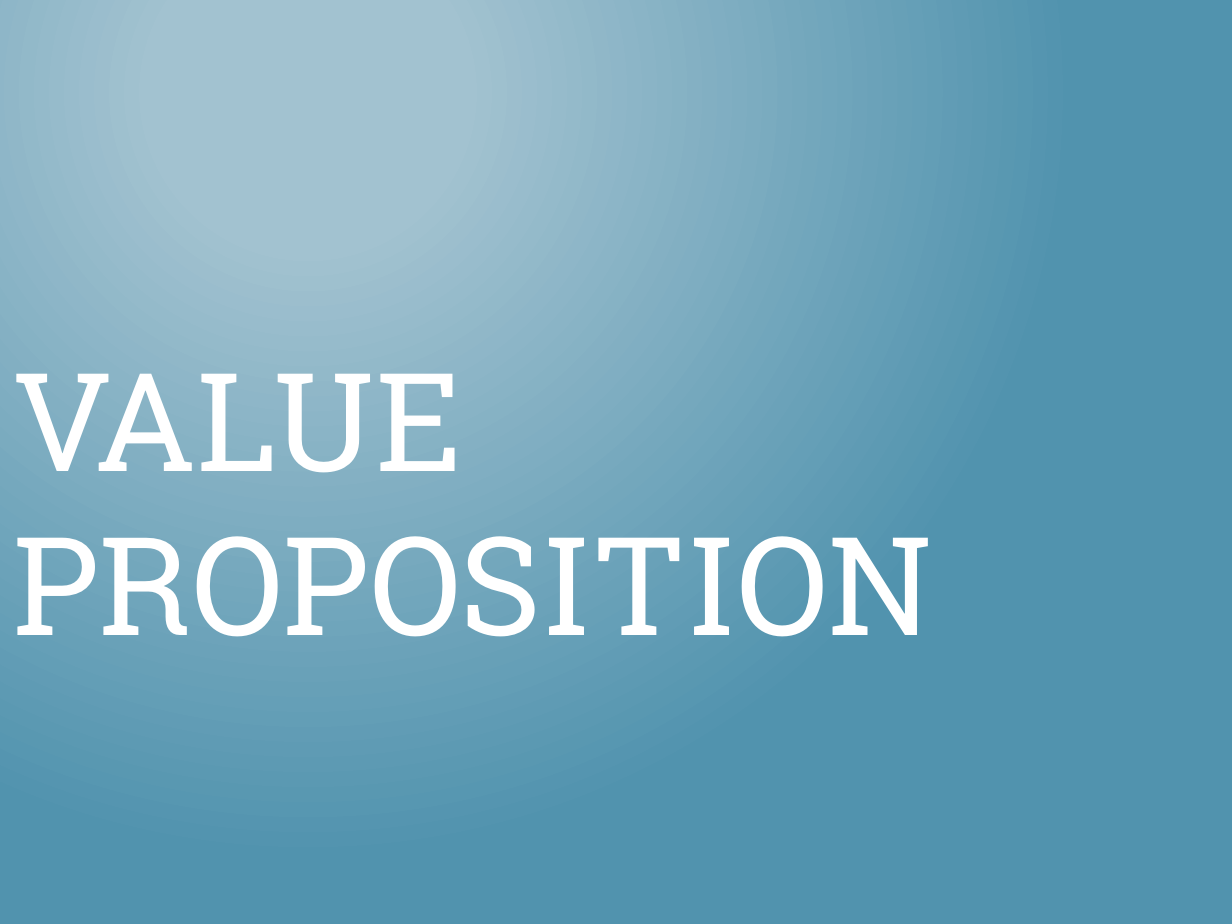
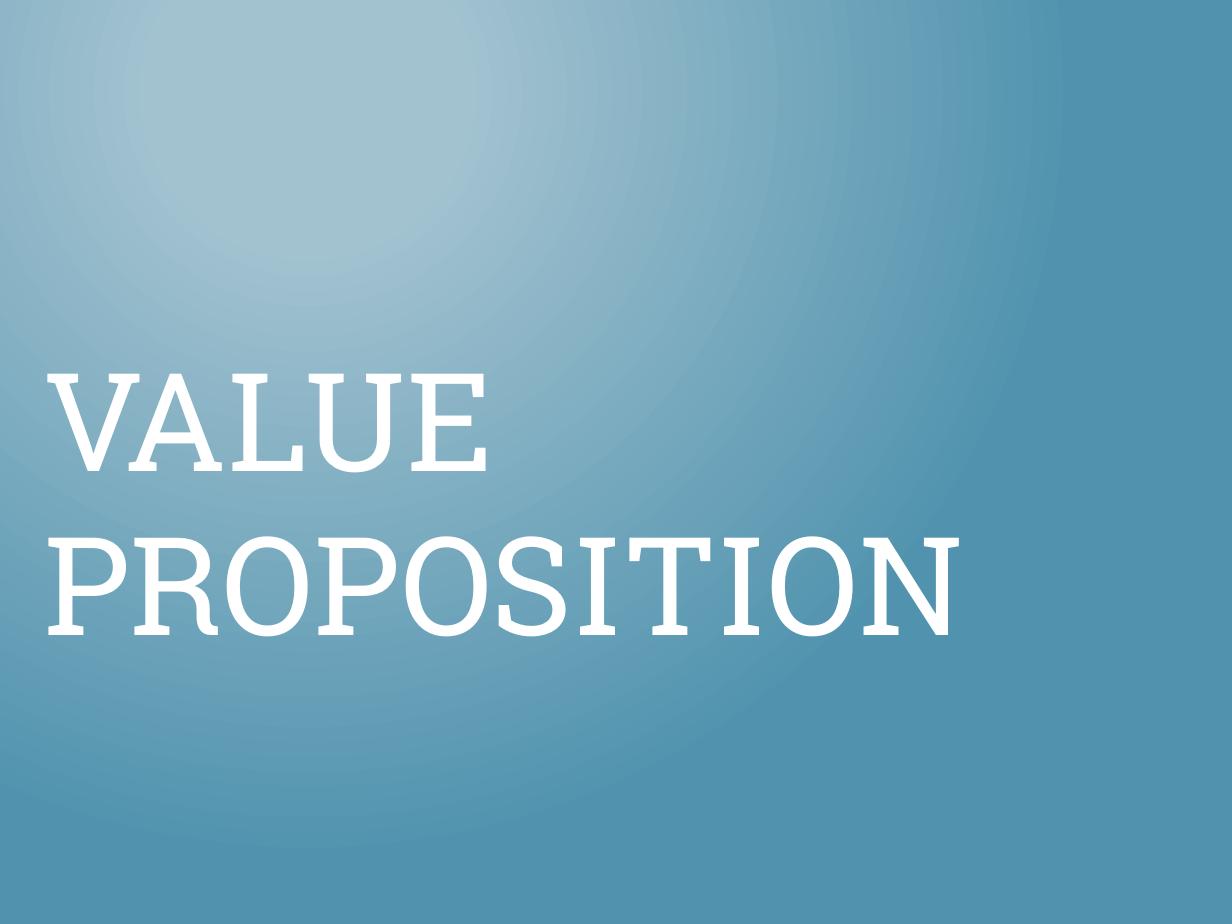
Before and after one commit to nikopj/Traveler-SCD, a slide deck: slide 4 of Traveler-SCD Midterm Presentation.pptx. Drawn at 1232x924 pixels with LibreOffice and Linux fonts; fonts in the diff are those of the drawing. Boxes give left, top, right and bottom in pixels: in the first picture for what was removed or moved away, otherwise in the second. Text is boxed around its words. In the diff, an @@ line names an element or a change of style, - is before the commit and + after.

```diff
--- a/Traveler-SCD Midterm Presentation.pptx
+++ b/Traveler-SCD Midterm Presentation.pptx
@@ title "VALUE PROPOSITION" moved from (x1=12, y1=373, x2=933, y2=637) to (x1=43, y1=373, x2=964, y2=637) @@
```
Also in this commit, not shown: 5 other slides changed.
